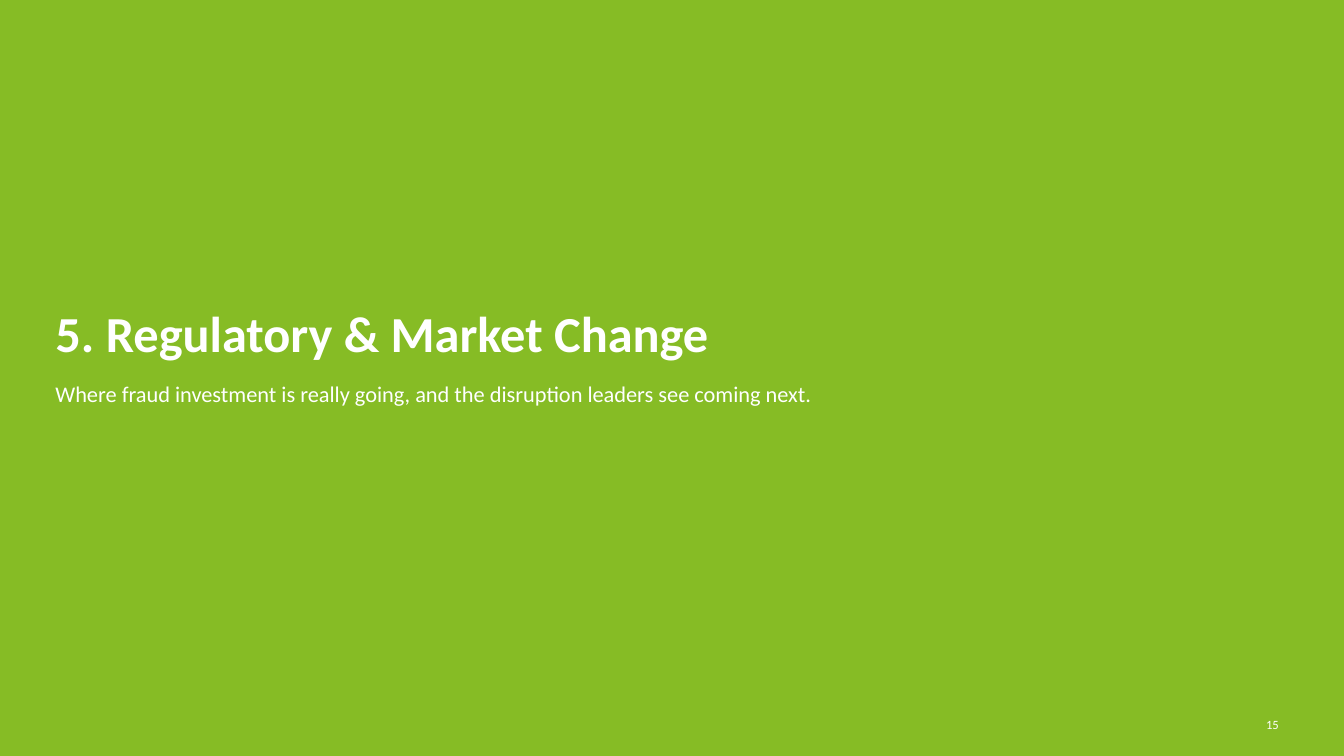
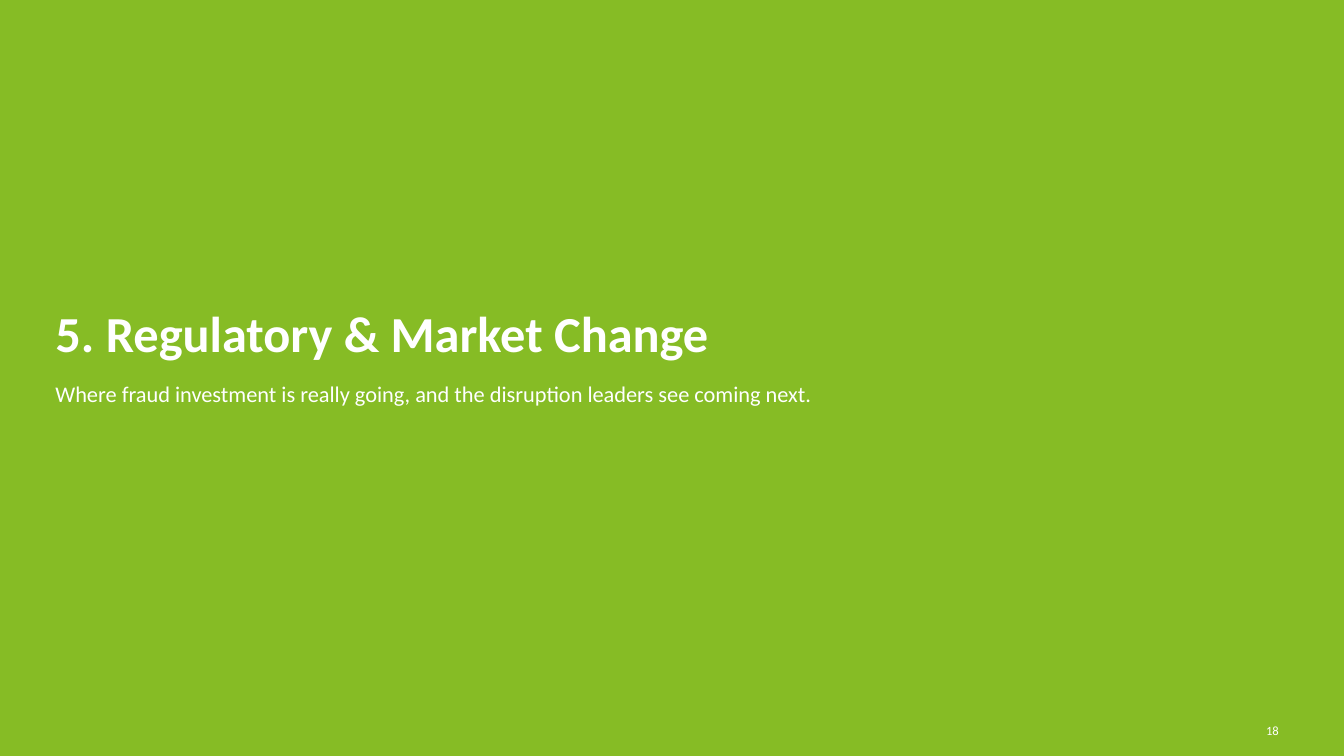
Before and after one commit to davidlin778/Fraud-in-2026, a slide deck: slide 19 of Fraud in 2026 - Full Results.pptx (slide 16 before the commit). Drawn at 1344x756 pixels with LibreOffice and Linux fonts; fonts in the diff are those of the drawing. Boxes give left, top, right and bottom in pixels: in the first picture for what was removed or moved away, otherwise in the second. Text is boxed around its words. In the diff, an @@ line names an element or a change of style, - is before the commit and + after.

```diff
--- a/Fraud in 2026 - Full Results.pptx
+++ b/Fraud in 2026 - Full Results.pptx
@@ text at (1266, 726, 1279, 735): text changed @@
-15
+18
```
Also in this commit, not shown: 17 other slides changed, 4 slides added, 1 slide removed.
